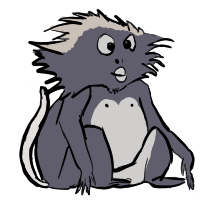
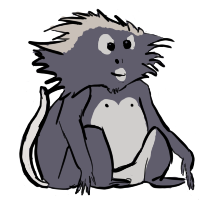
Before/after of a 200x200 layered artwork. What changed in the layer stack:
painted on "Paint Layer 1" over <box>96,33,137,83</box>
painted on "Paint Layer 2" over <box>96,33,137,83</box>
